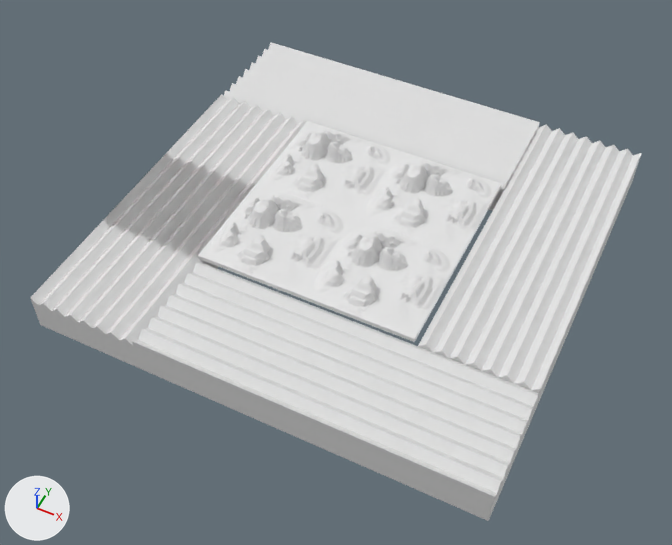
One commit to the Blender file Blender/bot.blend: the scene before it, then after it.
Before and after are seen from a 50 mm lens placed at (159.0, -185.0, 185.0), pointed at (78.0, -23.0, -17.0). The lights are fixed; the arrows at lower left show +X, +Y and +Z.

Objects in the first picture: 'Landscape.001', 'Landscape.002', 'Landscape.003', 'Landscape.004', 'sea.001', 'sea.002', 'sea.003', 'sea.004', 'sea.005', 'sea.006', 'sea.007', 'sea.008', 'sea.009', 'sea.010', 'sea.011', 'sea.012'.
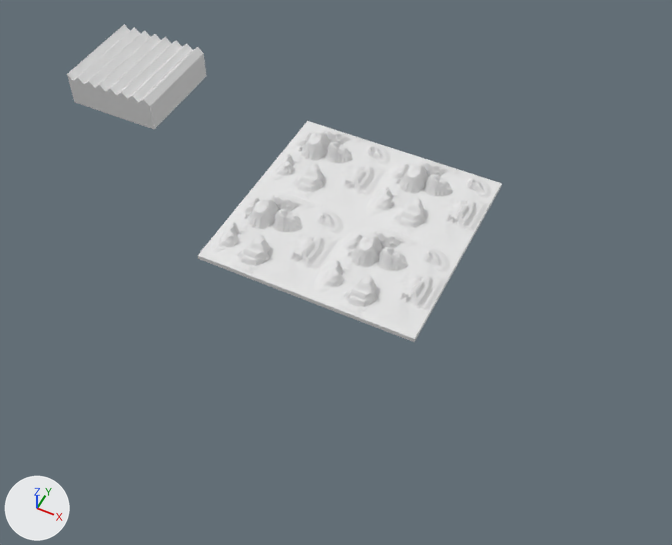
The change, as a diff of the scene's bpy script:
```diff
--- a/Blender/bot.blend.py
+++ b/Blender/bot.blend.py
@@ me_plane_001 @@
 me_plane_001.from_pydata(...)  # 512 vertices, 510 faces; spans x -16.0..16.0, y -16.0..16.0, z -10.4..1.0
 # used by ob_sea; location = (33.1, -32.3, -1.0)
+# me_plane_001 part 1: the whole mesh is moved by (14.9, -15.7, 1.0)
 me_plane_001.materials.append(mat_not_metal)
@@ ob_sea @@
 ob_sea = bpy.data.objects.new('sea', me_plane_001)
-ob_sea.location = (33.1, -32.3, -1.0)
+ob_sea.location = (-30.9, 31.7, 0.0)
@@ ob_sea_001 @@
-ob_sea_001 = bpy.data.objects.new('sea.001', me_plane_001)
-ob_sea_001.location = (33.1, -0.3, -1.0)
@@ ob_sea_002 @@
-ob_sea_002 = bpy.data.objects.new('sea.002', me_plane_001)
-ob_sea_002.location = (65.1, 31.7, -1.0)
-ob_sea_002.rotation_euler = (0.0, 0.0, -1.571)  # degrees (0, 0, -90)
@@ ob_sea_003 @@
-ob_sea_003 = bpy.data.objects.new('sea.003', me_plane_001)
-ob_sea_003.location = (97.1, 31.7, -1.0)
-ob_sea_003.rotation_euler = (0.0, 0.0, -1.571)  # degrees (0, 0, -90)
@@ ob_sea_004 @@
-ob_sea_004 = bpy.data.objects.new('sea.004', me_plane_001)
-ob_sea_004.location = (129.1, -0.3, -1.0)
-ob_sea_004.rotation_euler = (0.0, 0.0, 3.142)  # degrees (0, 0, 180)
@@ ob_sea_005 @@
-ob_sea_005 = bpy.data.objects.new('sea.005', me_plane_001)
-ob_sea_005.location = (129.1, -32.3, -1.0)
-ob_sea_005.rotation_euler = (0.0, 0.0, 3.142)  # degrees (0, 0, 180)
@@ ob_sea_006 @@
-ob_sea_006 = bpy.data.objects.new('sea.006', me_plane_001)
-ob_sea_006.location = (97.1, -64.3, -1.0)
-ob_sea_006.rotation_euler = (0.0, 0.0, 1.571)  # degrees (0, 0, 90)
@@ ob_sea_007 @@
-ob_sea_007 = bpy.data.objects.new('sea.007', me_plane_001)
-ob_sea_007.location = (65.1, -64.3, -1.0)
-ob_sea_007.rotation_euler = (0.0, 0.0, 1.571)  # degrees (0, 0, 90)
@@ ob_sea_008 @@
-ob_sea_008 = bpy.data.objects.new('sea.008', me_plane_001)
-ob_sea_008.location = (33.1, 31.7, -1.0)
-ob_sea_008.rotation_euler = (0.0, 0.0, -1.571)  # degrees (0, 0, -90)
@@ ob_sea_009 @@
-ob_sea_009 = bpy.data.objects.new('sea.009', me_plane_001)
-ob_sea_009.location = (33.1, -64.3, -1.0)
@@ ob_sea_010 @@
-ob_sea_010 = bpy.data.objects.new('sea.010', me_plane_001)
-ob_sea_010.location = (129.1, -64.3, -1.0)
-ob_sea_010.rotation_euler = (0.0, 0.0, 1.571)  # degrees (0, 0, 90)
@@ ob_sea_011 @@
-ob_sea_011 = bpy.data.objects.new('sea.011', me_plane_001)
-ob_sea_011.location = (129.1, 31.7, -1.0)
-ob_sea_011.rotation_euler = (0.0, 0.0, 3.142)  # degrees (0, 0, 180)
@@ ob_sea_012 @@
-ob_sea_012 = bpy.data.objects.new('sea.012', me_plane_001)
-ob_sea_012.location = (33.1, -32.3, -1.0)
```

Where the change shows, as pixel boxes (x1, y1, x2, y2) in the pictures (672 x 545 px; the box of a moved part takes in the faces that stretch with it):
'sea.010', deleted: before (362, 346, 540, 521)
'sea.006', deleted: before (243, 303, 417, 466)
'sea.007', deleted: before (132, 262, 305, 415)
'sea.009', deleted: before (30, 220, 200, 368)
'sea.005', deleted: before (418, 260, 580, 413)
'sea.004', deleted: before (465, 187, 613, 323)
'sea', moved: before (203, 261, 219, 268); after (67, 24, 206, 129)
'sea.012', deleted: before (104, 153, 255, 269)
'sea.011', deleted: before (504, 124, 641, 245)
'sea.003', deleted: before (406, 94, 540, 211)
'sea.001', deleted: before (167, 94, 306, 185)
'sea.002', deleted: before (312, 68, 444, 152)
'sea.008', deleted: before (224, 42, 355, 123)
part 1 of me_plane_001, moved or reshaped: before (30, 42, 641, 521); after (67, 24, 206, 129)
